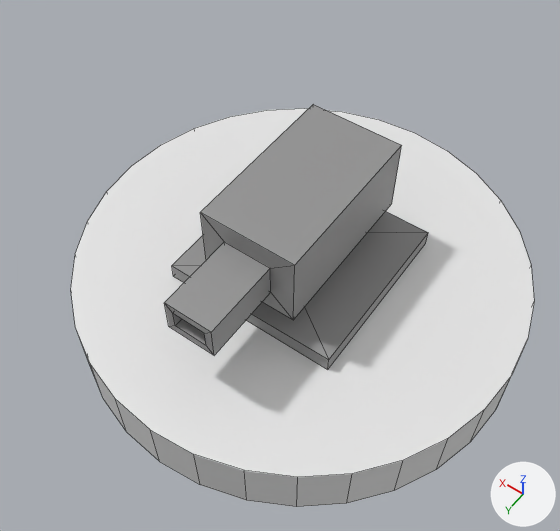
What one commit did to the Blender file Assets/Models/cannon.blend.
One viewpoint serves both versions: a camera (50 mm lens) standing at (-0.809, 1.248, 1.87) and looking at (0.002, 0.112, 0.085). Lighting does not change. The marker at lower right points along +X, +Y and +Z. Mesh edges are drawn as thin lines.
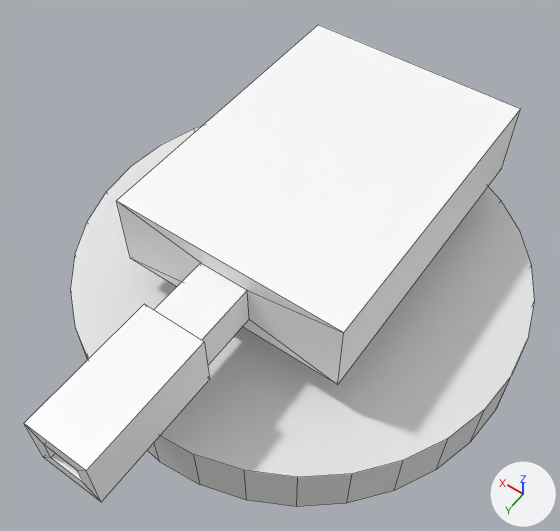
Pixel boxes (x1, y1, x2, y2) of what changed, in the pictures (560 x 531 px):
'Cube', recoloured, reshaped (grey to white, 88% wider, 79% taller): before (164, 104, 428, 370); after (24, 25, 520, 502)
part 1 of me_cube_001, built on: before (164, 104, 402, 355); after (24, 25, 520, 502)

The change, as a diff of the scene's bpy script:
```diff
--- a/Assets/Models/cannon.blend.py
+++ b/Assets/Models/cannon.blend.py
@@ mat_cannonmaterial @@
 mat_cannonmaterial = principled_material('CannonMaterial')
-mat_cannonmaterial.base_color = (0.296, 0.296, 0.296)  # grey #949494
+mat_cannonmaterial.base_color = (1.0, 1.0, 1.0)  # white #ffffff
@@ me_cube_001 @@
 # used by ob_cube; location = (0.0, 0.0, 0.0)
-me_cube_001.from_pydata(...)  # 40 vertices, 38 faces; spans x -0.279..0.279, y -0.279..0.505, z 0.0..0.357
+me_cube_001.from_pydata(...)  # 48 vertices, 46 faces; spans x -0.357..0.357, y -0.598..0.943, z 0.0..0.357
+# me_cube_001 part 1
+# 4 vertices are removed from x -0.051..0.051, y 0.331, z 0.207..0.265
+# 5 faces are deleted
+# 20 vertices move from x -0.15..0.15, y -0.263..0.505, z 0.115..0.357 to x -0.357..0.357, y -0.598..0.551, z 0.115..0.357
+# 12 vertices are added at x -0.094..0.094, y 0.428..0.943, z 0.148..0.324
+# 13 new faces join them
 me_cube_001.materials.append(mat_cannonmaterial)
```
